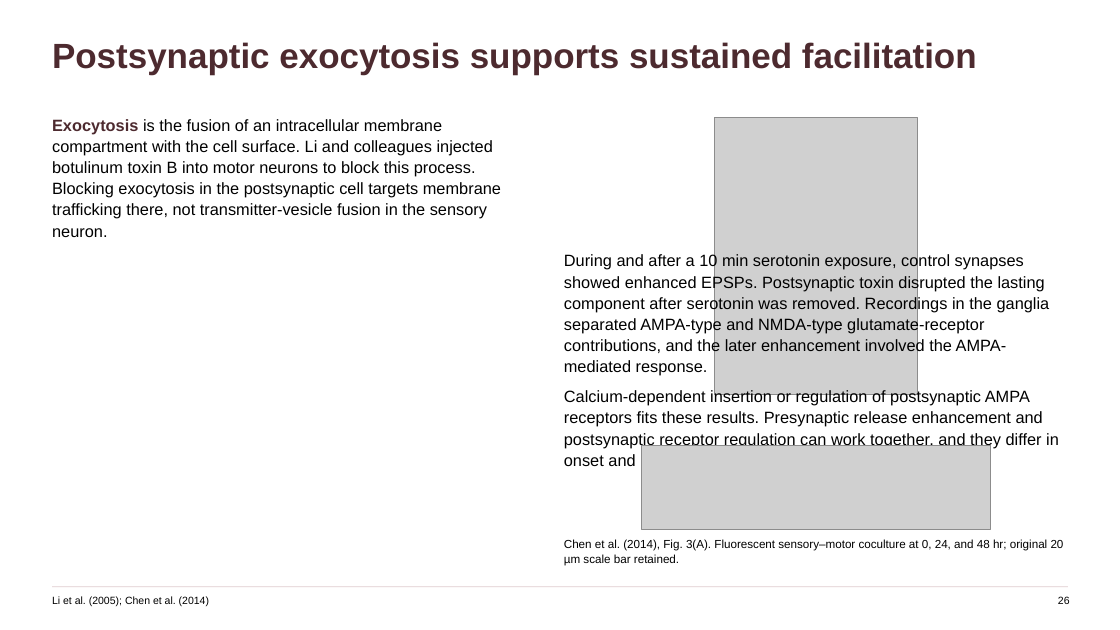
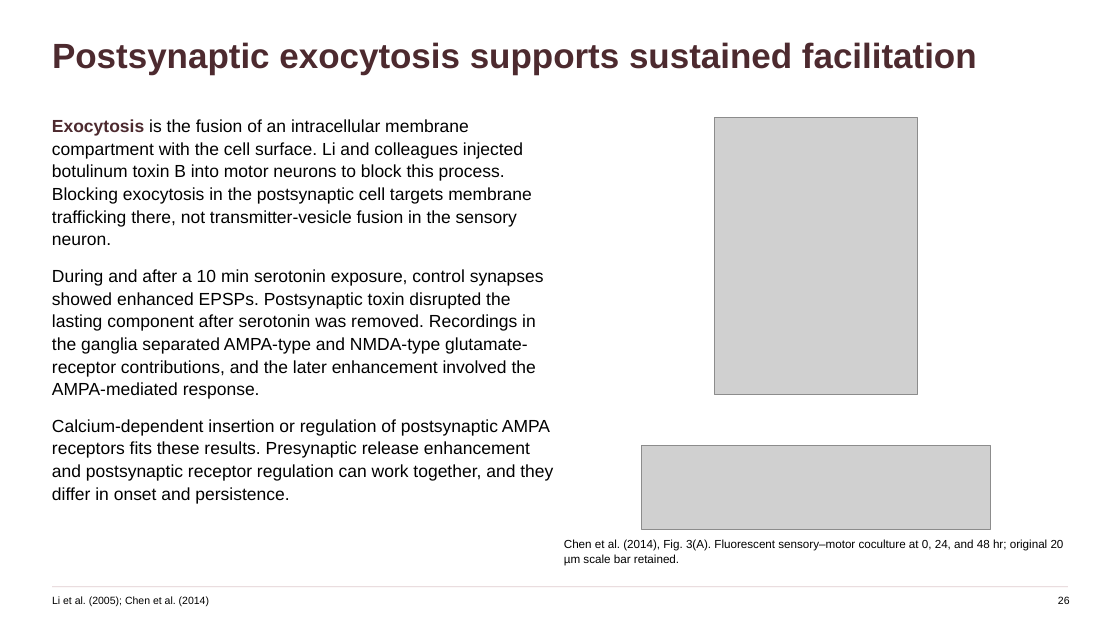
Before and after one commit to jordanxxlopez/NEUROETHOLOGY, a slide deck: slide 34 of scaffolded/Neuroethology_Lecture36_FA2026_SCAFFOLDED.pptx. Drawn at 1120x630 pixels with LibreOffice and Linux fonts; fonts in the diff are those of the drawing; grey boxes stand for pictures. Boxes give left, top, right and bottom in pixels: in the first picture for what was removed or moved away, otherwise in the second. Text is boxed around its words. In the diff, an @@ line names an element or a change of style, - is before the commit and + after.

```diff
--- a/scaffolded/Neuroethology_Lecture36_FA2026_SCAFFOLDED.pptx
+++ b/scaffolded/Neuroethology_Lecture36_FA2026_SCAFFOLDED.pptx
@@ text at <box>52,119,532,245</box>: size 14 to 15 pt in "Exocytosis is the fusion of an intracellular ..." @@
@@ text at <box>52,269,553,504</box>: paragraphs added @@
+During and after a 10 min serotonin exposure, control synapses showed enhanced EPSPs. Postsynaptic toxin disrupted the lasting component after serotonin was removed. Recordings in the ganglia separated AMPA-type and NMDA-type glutamate-receptor contributions, and the later enhancement involved the AMPA-mediated response.
+Calcium-dependent insertion or regulation of postsynaptic AMPA receptors fits these results. Presynaptic release enhancement and postsynaptic receptor regulation can work together, and they differ in onset and persistence.
@@ text removed at <box>564,253,1050,376</box> @@
-During and after a 10 min serotonin exposure, control synapses showed enhanced EPSPs. Postsynaptic toxin disrupted the lasting component after serotonin was removed. Recordings in the ganglia separated AMPA-type and NMDA-type glutamate-receptor contributions, and the later enhancement involved the AMPA-mediated response.
@@ text removed at <box>564,389,1059,469</box> @@
-Calcium-dependent insertion or regulation of postsynaptic AMPA receptors fits these results. Presynaptic release enhancement and postsynaptic receptor regulation can work together, and they differ in onset and persistence.
```
Also in this commit, not shown: 57 other slides changed, 8 other files.
